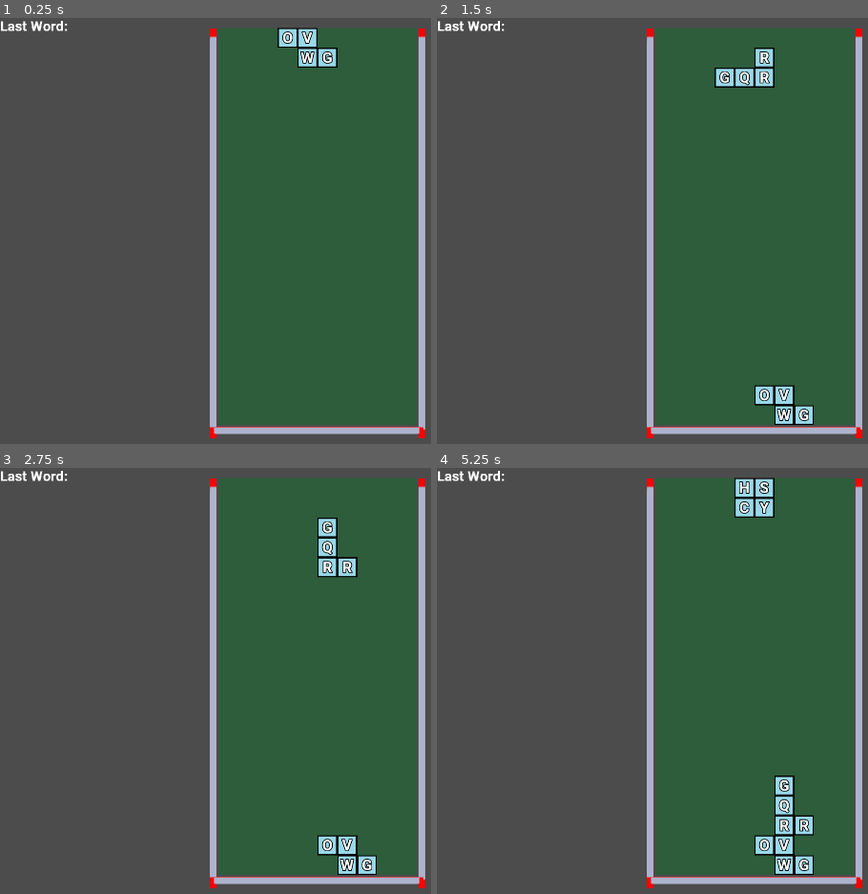
Above: before the commit, frames 1-4 (two rows, left to right).
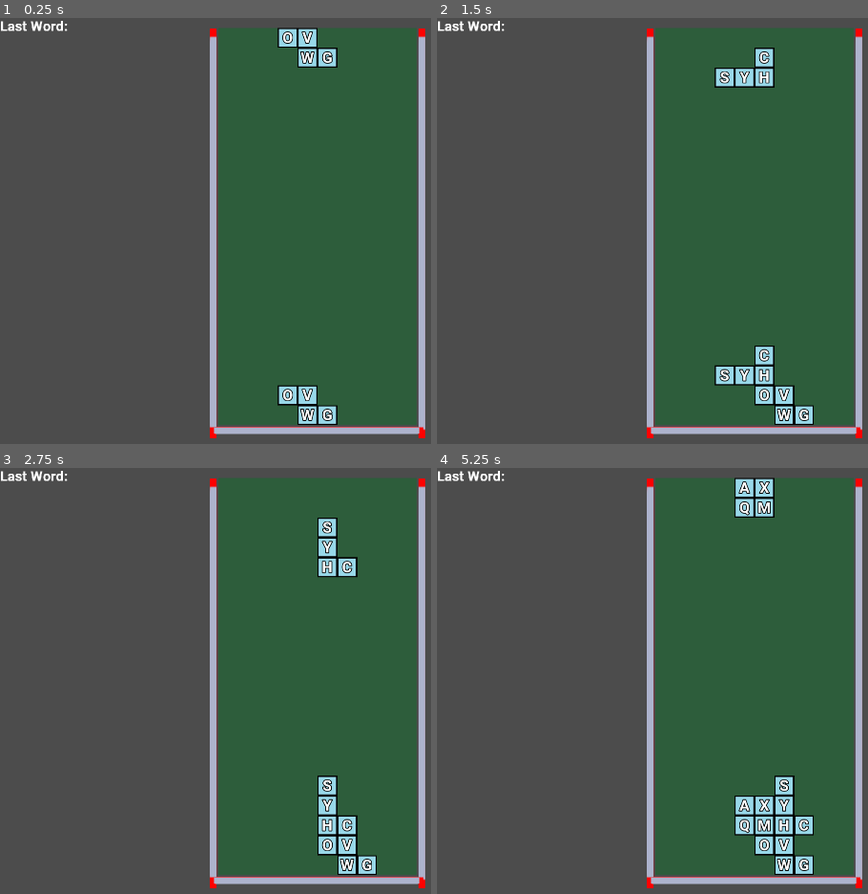
Above: after the commit, the same moments.

Repository: lmorgan42/Thesis
Game: Godot game, scene res://Main.tscn
Two runs of this game, one before a commit and one after it. Both use one fixed random seed, a clock stepped at 60 frames per second and the inputs below.
Inputs:
- Up to frame 1 (0.25 s): no input
- Up to frame 2 (1.5 s): tap Enter at 0.5 s; hold Right (move_block_right) 0.53-1.28 s; hold E (rotate_block_clockwise) 0.53-1.28 s; tap W (rotate_block_counterclockwise) at 0.8, 1.35 s; tap Space at 1.25 s; hold Down (slam_down) from 1.28 s (still down)
- Up to frame 3 (2.75 s): tap E (rotate_block_clockwise) at 1.55 s; tap Enter at 2 s; release Down (slam_down) at 2.03 s; hold Right (move_block_right) from 2.03 s (still down); hold E (rotate_block_clockwise) from 2.03 s (still down); tap W (rotate_block_counterclockwise) at 2.3 s
- Up to frame 4 (5.25 s): tap Space at 2.75, 5 s; release E (rotate_block_clockwise) at 2.78 s; tap W (rotate_block_counterclockwise) at 2.85, 3.8, 4.35 s; tap E (rotate_block_clockwise) at 3.05, 4.55 s; release Right (move_block_right) at 3.53 s; hold E (rotate_block_clockwise) 3.53-4.28 s; hold Left (move_block_left) 3.53-5.03 s; tap Enter at 4.25 s; hold Down (slam_down) from 5.03 s (still down); hold E (rotate_block_clockwise) from 5.03 s (still down)

The runs differ from the first frame. In frame 1, 0.9% of the frame differs, in the area x 64-79%, y 86-96%; in frame 2, 1.1%; in frame 3, 1.1%; in frame 4, 1.3%, in the area x 69-87%, y 3-87%.

Commit message:
Added drop preview

Diff:
--- a/Block.gd
+++ b/Block.gd
@@ -5,6 +5,7 @@
 var coords = Vector2(0,0)
 var playOrigin
 var BlockSize = 0
+var ghostMode = false
 
 func init(playOrigin : Vector2, letter):
 	self.playOrigin = playOrigin
@@ -30,3 +31,7 @@
 	transform.origin.x = int(playOrigin.x + (coords.x * self.BlockSize))
 	transform.origin.y = int(playOrigin.y + (coords.y * self.BlockSize))
 	#print("transform origin: " + str(transform.origin.x) + ", " + str(transform.origin.y))
+
+func enableGhostMode():
+	ghostMode = true
+	$Label.text = self.letter
--- a/Main.gd
+++ b/Main.gd
@@ -8,6 +8,7 @@
 const MIN_WORD_LEN = 3
 
 var curNimo
+var ghostNimo
 var holdNimo
 var nextNimos = []
 var rng = RandomNumberGenerator.new()
@@ -24,17 +25,13 @@
 	for word in words:
 		validWords[word] = null
 
-	var word = "TSTACP"
-	var sub = checkForWords(word)
-	print(word.substr(sub.x, sub.y))
-
 	rng.randomize()
 	blockMaker = BlockMakerResource.instance()
 	self.add_child(blockMaker)
 	blockMaker.init()
-	createNimo(blockMaker.getNextNimo())
 	superNimo = SuperNimoResource.instance()
 	self.add_child(superNimo)
+	createNimo(blockMaker.getNextNimo())
 	$Timer.start()
 
 
@@ -43,15 +40,25 @@
 	curNimo.init(self, $PlaySpace.getOrigin(), nimoDesc)
 	self.add_child(curNimo)
 
+	ghostNimo = NimoResource.instance()
+	ghostNimo.init(self, $PlaySpace.getOrigin(), nimoDesc)
+	ghostNimo.enableGhostMode(curNimo)
+	self.add_child(ghostNimo)
+	ghostNimo.updateGhostPosition(curNimo)
+
 func _input(event):
 	if event.is_action_pressed("move_block_right"):
 		curNimo.move(1,0)
+		ghostNimo.updateGhostPosition(curNimo)
 	elif event.is_action_pressed("move_block_left"):
 		curNimo.move(-1,0)
+		ghostNimo.updateGhostPosition(curNimo)
 	elif event.is_action_pressed("rotate_block_clockwise"):
 		curNimo.rotate(1)
+		ghostNimo.updateGhostPosition(curNimo)
 	elif event.is_action_pressed("rotate_block_counterclockwise"):
 		curNimo.rotate(-1)
+		ghostNimo.updateGhostPosition(curNimo)
 	elif event.is_action_pressed("slam_down"):
 		curNimo.slamdown()
 		$Timer.stop()
@@ -64,10 +71,12 @@
 		checkClear()
 
 func checkClear():
+	#clear ghost nimo
+	ghostNimo.deleteBlocks()
+	ghostNimo.queue_free()
 	#add nimo to the super nimo
 	curNimo.submitToSuperNimo()
 
-	#TODO create new clear that checks words
 	#figure out which rows and columns should be checked
 	var rows = []
 	var cols = []
--- a/Nimo.gd
+++ b/Nimo.gd
@@ -8,7 +8,7 @@
 var playOrigin : Vector2
 var nimoDesc
 var blocks = []
-
+var ghostMode = false
 
 func init(GM, playOrigin : Vector2, nimoDesc):
 	self.GM = GM
@@ -93,11 +93,25 @@
 		block.setBlockPositionV(proposedTranspose[block.coords])
 
 func slamdown():
-	print("slamming down")
 	while move(0,1):
 		pass
+
+func enableGhostMode(parentNimo):
+	ghostMode = true
+	for i in range(len(blocks)):
+		blocks[i].letter = parentNimo.blocks[i].letter
+		blocks[i].enableGhostMode()
+
+func updateGhostPosition(parentNimo):
+	for i in range(len(blocks)):
+		blocks[i].setBlockPositionV(parentNimo.blocks[i].coords)
+	slamdown()
 
 func submitToSuperNimo():
 	for block in blocks:
 		remove_child(block)
 		self.GM.superNimo.addBlock(block)
+
+func deleteBlocks():
+	for block in blocks:
+		remove_child(block)
